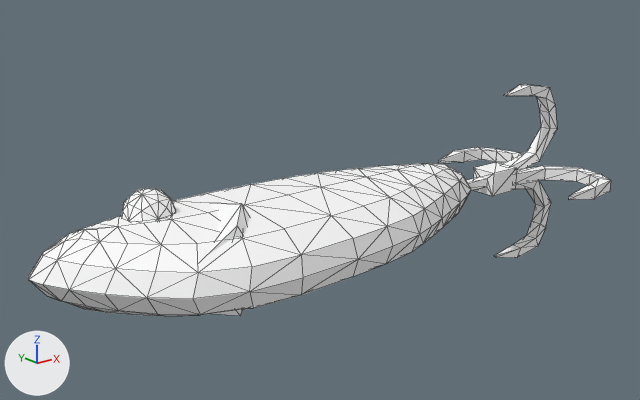
One commit to the glTF model frontend/assets/models3d/packs/quaternius-fbx/lure_3.glb: the scene before it, then after it.
Both versions are drawn from a 50 mm camera at (-4.16, -10.11, 2.49) aimed at (0.54, -4.23, 0.14). Every picture has the same lights, and +X, +Y and +Z are marked at lower left. The older version comes first. Mesh edges are drawn as thin lines. Where no turn or scale is listed for an object, it has been applied to the vertices.

Objects in the first picture: 'Lure_3'.
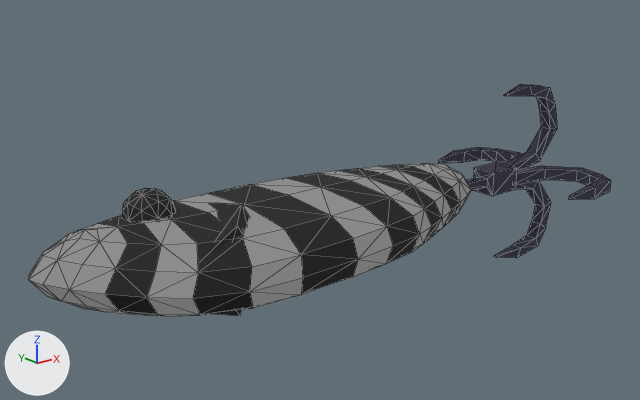
Where the change shows, as pixel boxes [x1, y1, x2, y2] in the pictures (640 x 400 px):
'Lure_3', recoloured, surface changed (white to dark grey): [28, 84, 611, 316] in both

What changed in the scene script:
```text
Change mat_material_0:
    mat_material_0.base_color: (1.0, 1.0, 1.0) -> (0.00256, 0.00256, 0.00256)  # white #ffffff -> black #080808
Change mat_material_1:
    mat_material_1.base_color: (1.0, 1.0, 1.0) -> (0.128, 0.128, 0.128)  # white #ffffff -> dark grey #646464
    add mat_material_1.emission_strength = 0.128
Change mat_material_2:
    mat_material_2.base_color: (1.0, 1.0, 1.0) -> (0.0111, 0.0112, 0.0201)  # white #ffffff -> black #1b1b27
    add mat_material_2.emission_color = (0.0111, 0.0112, 0.0201)  # black #1b1b27
    add mat_material_2.emission_strength = 1.0
```
